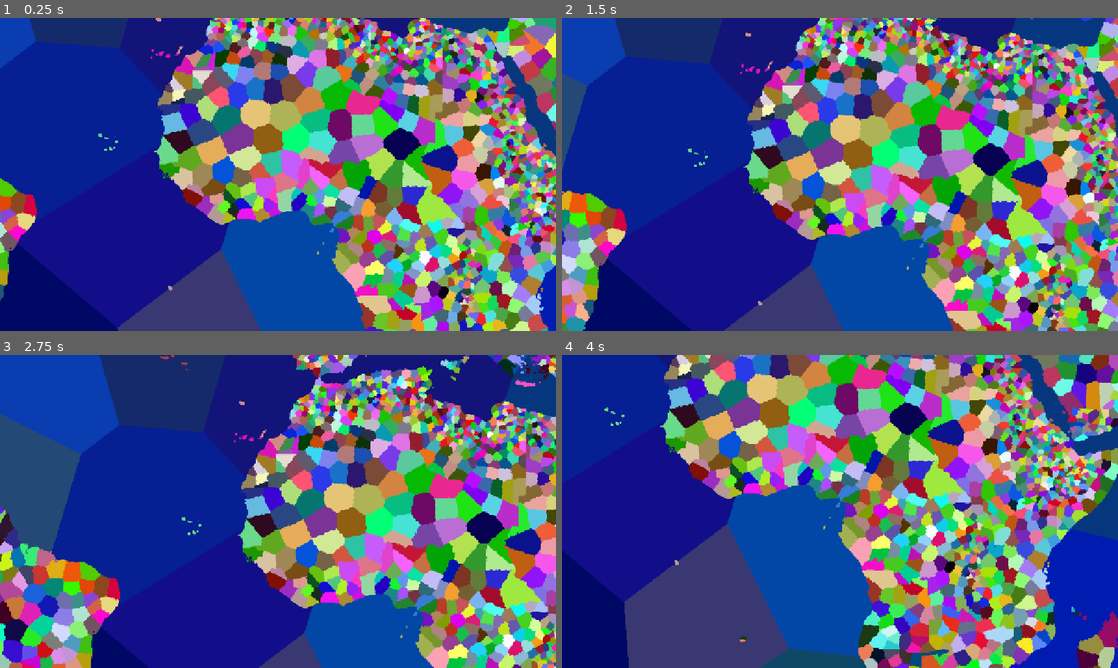
Above: before the commit, frames 1-4 (two rows, left to right).
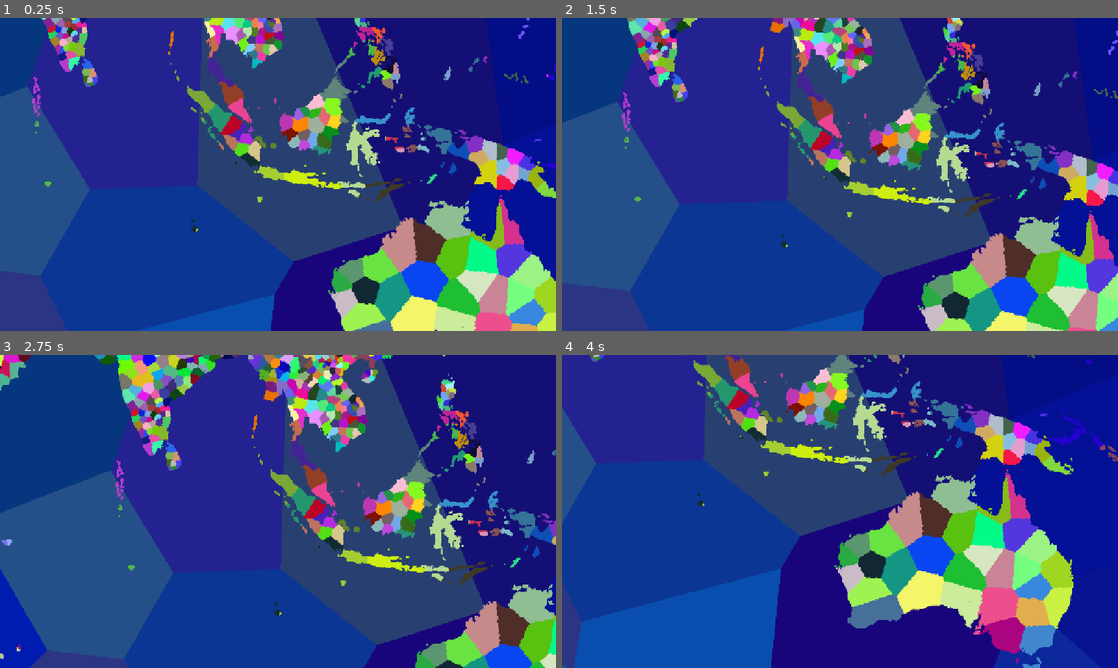
Above: after the commit, the same moments.

Repository: obamin6120/mgs-1
Game: Godot game, scene res://background.tscn
Two runs of this game, one before a commit and one after it. Both use one fixed random seed, a clock stepped at 60 frames per second and the inputs below.
Inputs (mouse positions are in pixels of both pictures, inside the frame that each line leads up to):
- Up to frame 1 (0.25 s): no input
- Up to frame 2 (1.5 s): tap Enter at 0.5 s; move the mouse to (962, 158) at 0.52 s; click (962, 158) at 0.67 s; tap Space at 1.25 s; drag from (728, 190) to (812, 237) at 1.27 s
- Up to frame 3 (2.75 s): tap Enter at 2 s; move the mouse to (333, 442) at 2.02 s; click (333, 442) at 2.17 s
- Up to frame 4 (4 s): tap Space at 2.75 s; drag from (812, 574) to (673, 464) at 2.77 s; tap Enter at 3.5 s; move the mouse to (1006, 558) at 3.52 s; click (1006, 558) at 3.67 s

The runs differ from the first frame. In frame 1, 93% of the frame differs, in the area x 0-100%, y 0-100%; in frame 2, 92%; in frame 3, 89%; in frame 4, 95%.

Commit message:
hi

Diff:
--- /dev/null
+++ b/ProvinceDatabase.gd
@@ -0,0 +1,59 @@
+extends Node
+
+@export var province_map_texture: Texture2D
+
+var color_to_id: Dictionary = {}
+var id_to_color: Array[Color] = []
+
+func _ready():
+	generate_province_ids()
+
+
+func generate_province_ids():
+	if province_map_texture == null:
+		push_error("Province map texture is missing!")
+		return
+
+	var img = province_map_texture.get_image()
+
+	if img.is_compressed():
+		img.decompress()
+
+	color_to_id.clear()
+	id_to_color.clear()
+
+	var width = img.get_width()
+	var height = img.get_height()
+
+	for y in range(height):
+		for x in range(width):
+			var color = img.get_pixel(x, y)
+
+			# Ignore transparent pixels
+			if color.a < 1.0:
+				continue
+
+			var key = color.to_rgba32()
+
+			if not color_to_id.has(key):
+				var new_id = id_to_color.size() + 1
+
+				color_to_id[key] = new_id
+				id_to_color.append(color)
+
+	print("Province scan complete!")
+	print("Unique colors found: ", id_to_color.size())
+
+
+func get_province_id(x: int, y: int) -> int:
+	var img = province_map_texture.get_image()
+
+	if x < 0 or x >= img.get_width():
+		return 0
+
+	if y < 0 or y >= img.get_height():
+		return 0
+
+	var color = img.get_pixel(x, y)
+
+	return color_to_id.get(color.to_rgba32(), 0)
--- a/background.tscn
+++ b/background.tscn
@@ -2,13 +2,18 @@
 
 [ext_resource type="Texture2D" uid="uid://bx8oge358xgjj" path="res://final map.png" id="1_oabld"]
 [ext_resource type="Script" uid="uid://bky56hx4ntu0y" path="res://cameraview.gd" id="2_i7s6n"]
+[ext_resource type="Script" uid="uid://ynayiqloolih" path="res://ProvinceDatabase.gd" id="3_xehqc"]
 
 [node name="Node2D" type="Node2D" unique_id=938747289]
 script = ExtResource("2_i7s6n")
 
 [node name="Sprite2D" type="Sprite2D" parent="." unique_id=1952950748]
-position = Vector2(2800, 1200)
+position = Vector2(1120, 905)
 texture = ExtResource("1_oabld")
 
 [node name="Camera2D" type="Camera2D" parent="." unique_id=1546792871]
 position = Vector2(2803, 1211)
+
+[node name="ProvenceDatabase" type="Node" parent="." unique_id=95425057]
+script = ExtResource("3_xehqc")
+province_map_texture = ExtResource("1_oabld")
--- /dev/null
+++ b/node.tscn
@@ -0,0 +1,6 @@
+[gd_scene format=3 uid="uid://cbtcck6pykycy"]
+
+[ext_resource type="Script" uid="uid://ynayiqloolih" path="res://ProvinceDatabase.gd" id="1_sy5k4"]
+
+[node name="Node" type="Node" unique_id=1353962744]
+script = ExtResource("1_sy5k4")
Not shown, added: ProvinceDatabase.gd.uid
